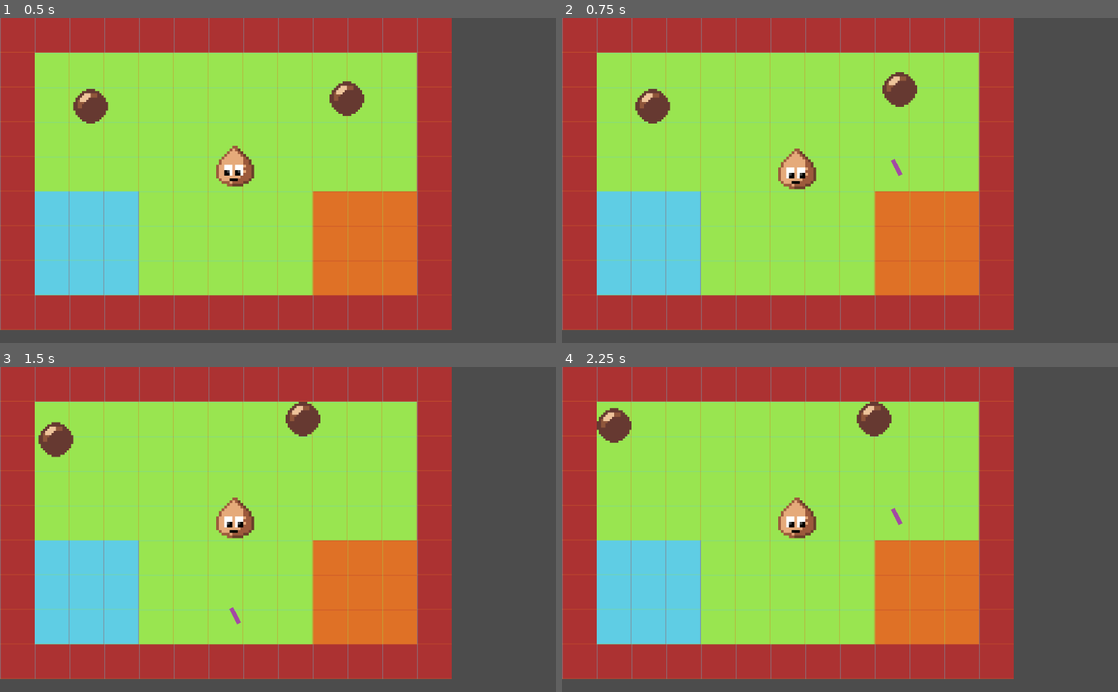
Above: before the commit, frames 1-4 (two rows, left to right).
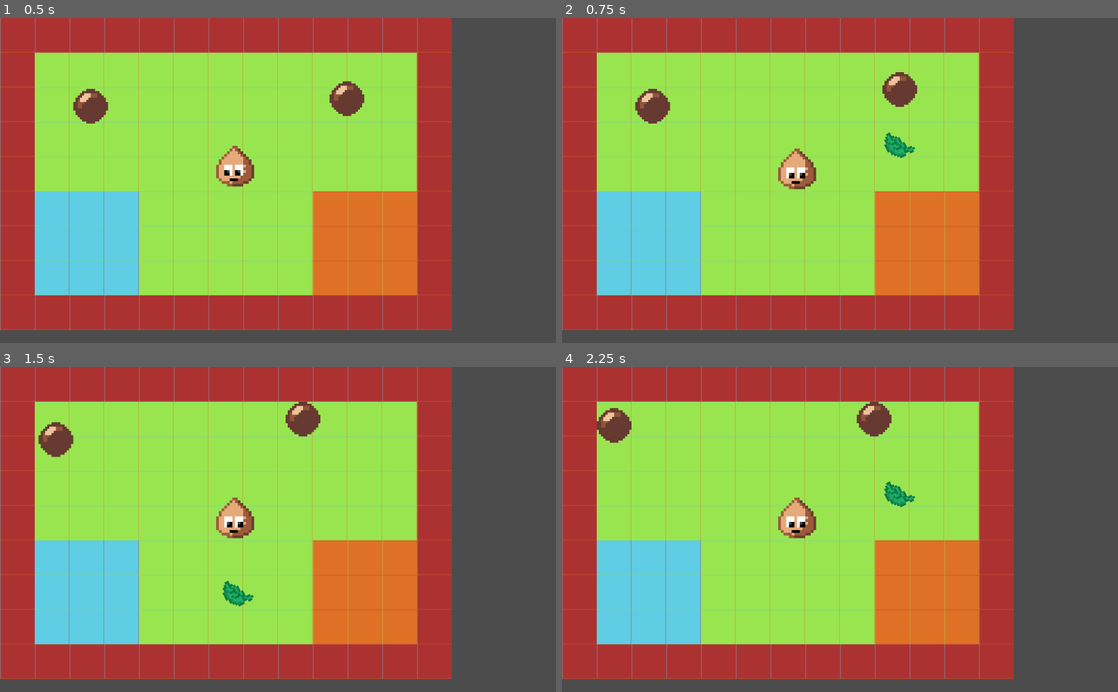
Above: after the commit, the same moments.

Repository: NicoheroesDX/growup
Game: Godot game, scene res://src/Main.tscn
Same seed, same stepped clock (60 frames per second), same inputs: the game is played once before the commit and once after it. Before the commit the project starts from res://src/levels/LevelTemplate.tscn.
Inputs:
- Up to frame 1 (0.5 s): no input
- Up to frame 2 (0.75 s): hold Right (growup_shoot_right) from 0.53 s (still down)
- Up to frame 3 (1.5 s): release Right (growup_shoot_right) at 1.28 s; hold Down (growup_shoot_down) from 1.28 s (still down)
- Up to frame 4 (2.25 s): release Down (growup_shoot_down) at 2.03 s; hold Right (growup_shoot_right) from 2.03 s (still down)

Frame 1 is identical in both runs. In frame 2, 0.3% of the frame differs, in the area x 57-64%, y 35-49%; in frame 3, 0.3%; in frame 4, 0.3%.

Commit message:
Something

Diff:
--- a/project.godot
+++ b/project.godot
@@ -21,8 +21,13 @@
 [application]
 
 config/name="growup"
-run/main_scene="res://src/levels/LevelTemplate.tscn"
+run/main_scene="res://src/Main.tscn"
 config/icon="res://icon.png"
+
+[autoload]
+
+Global="*res://src/singletons/Global.tscn"
+PlayerVariables="*res://src/singletons/PlayerVariables.tscn"
 
 [global]
 
@@ -76,6 +81,11 @@
 "events": [ Object(InputEventKey,"resource_local_to_scene":false,"resource_name":"","device":0,"alt":false,"shift":false,"control":false,"meta":false,"command":false,"pressed":false,"scancode":16777233,"physical_scancode":0,"unicode":0,"echo":false,"script":null)
  ]
 }
+growup_dash={
+"deadzone": 0.5,
+"events": [ Object(InputEventKey,"resource_local_to_scene":false,"resource_name":"","device":0,"alt":false,"shift":false,"control":false,"meta":false,"command":false,"pressed":false,"scancode":16777238,"physical_scancode":0,"unicode":0,"echo":false,"script":null)
+ ]
+}
 
 [layer_names]
 
--- /dev/null
+++ b/src/Main.tscn
@@ -0,0 +1,15 @@
+[gd_scene load_steps=4 format=2]
+
+[ext_resource path="res://src/singletons/Global.tscn" type="PackedScene" id=1]
+[ext_resource path="res://src/levels/LevelTemplate.tscn" type="PackedScene" id=2]
+[ext_resource path="res://src/singletons/PlayerVariables.tscn" type="PackedScene" id=3]
+
+[node name="root" type="Node"]
+
+[node name="Global" parent="." instance=ExtResource( 1 )]
+
+[node name="PlayerVariables" parent="." instance=ExtResource( 3 )]
+
+[node name="Main" parent="." instance=ExtResource( 3 )]
+
+[node name="LevelTemplate" parent="Main" instance=ExtResource( 2 )]
--- a/src/actors/Enemy.gd
+++ b/src/actors/Enemy.gd
@@ -1,7 +1,7 @@
 extends Actor
 
 var moveCounter = 0
-onready var player: KinematicBody2D = get_tree().get_current_scene().get_node("Player")
+onready var player = get_parent().get_node("Player")
 
 func _process(delta):
 	var playerPosition = player.get_position()
@@ -40,10 +40,16 @@
 
 	velocity = move_and_slide(velocity)
 
+func die():
+	PlayerVariables.experience += 10
+	print(PlayerVariables.experience)
+	queue_free()
 
-#func _on_PlayerDetector_body_entered(body):
-#	print("ENTERED!")
-#	if (body.get_groups().has("player_attack")):
-#		queue_free()
-#	if (body.get_groups().has("player")):
-#		print("YOOO YOU DEAD!!!")
+func kill_player():
+	print("YOOO YOU DEAD!!!")
+
+func _on_PlayerDetector_body_entered(body):
+	if (body.get_groups().has("player_attack")):
+		die()
+	if (body.get_groups().has("player")):
+		kill_player()
--- a/src/actors/Player.gd
+++ b/src/actors/Player.gd
@@ -2,10 +2,12 @@
 
 const projectilePath = preload('res://src/entities/Projectile.tscn')
 
+var experience = 0
+
 func _ready():
 	speed = 200
 
-func get_input():
+func control_player():
 	velocity = Vector2()
 	if Input.is_action_pressed("growup_up"):
 		velocity.y -= 1
@@ -15,8 +17,9 @@
 		velocity.x += 1
 	if Input.is_action_pressed("growup_down"):
 		velocity.y += 1
+
 	velocity = velocity.normalized() * speed
 
 func _physics_process(delta):
-	get_input()
+	control_player()
 	velocity = move_and_slide(velocity)
--- a/src/entities/Projectile.gd
+++ b/src/entities/Projectile.gd
@@ -9,9 +9,17 @@
 func _physics_process(delta):
 	velocity = move_and_slide(velocity)
 
+func kill_enemy(body):
+	body.queue_free()
+	PlayerVariables.experience += 10
+	print(PlayerVariables.experience)
+
+func destroy():
+	queue_free()
+
 func _on_Area2D_body_entered(body):
 	if body.get_groups().has("enemy"):
-		body.queue_free()
-		queue_free()
+		kill_enemy(body)
+		destroy()
 	if body.get_groups().has("level"):
-		queue_free()
+		destroy()
--- a/src/entities/Projectile.tscn
+++ b/src/entities/Projectile.tscn
@@ -1,6 +1,6 @@
 [gd_scene load_steps=4 format=2]
 
-[ext_resource path="res://src/assets/projectile.png" type="Texture" id=1]
+[ext_resource path="res://src/assets/entities/leaf_projectile.png" type="Texture" id=1]
 [ext_resource path="res://src/entities/Projectile.gd" type="Script" id=2]
 
 [sub_resource type="CircleShape2D" id=1]
@@ -12,6 +12,7 @@
 script = ExtResource( 2 )
 
 [node name="Sprite" type="Sprite" parent="."]
+position = Vector2( 0, -3 )
 texture = ExtResource( 1 )
 
 [node name="Area2D" type="Area2D" parent="."]
--- a/src/levels/LevelTemplate.gd
+++ b/src/levels/LevelTemplate.gd
@@ -19,6 +19,7 @@
 
 func player_shoot(projectileVelocity):
 	var projectile = projectilePath.instance()
-	projectile.position = player.position
+	var spawnPosition = Vector2(player.position.x, player.position.y - 10)
+	projectile.position = spawnPosition
 	projectile.velocity = projectileVelocity
 	add_child(projectile)
--- /dev/null
+++ b/src/singletons/Global.gd
@@ -0,0 +1,16 @@
+extends Node
+
+
+# Declare member variables here. Examples:
+# var a = 2
+# var b = "text"
+
+
+# Called when the node enters the scene tree for the first time.
+func _ready():
+	pass # Replace with function body.
+
+
+# Called every frame. 'delta' is the elapsed time since the previous frame.
+#func _process(delta):
+#	pass
--- /dev/null
+++ b/src/singletons/Global.tscn
@@ -0,0 +1,6 @@
+[gd_scene load_steps=2 format=2]
+
+[ext_resource path="res://src/singletons/Global.gd" type="Script" id=1]
+
+[node name="Global" type="Node"]
+script = ExtResource( 1 )
--- /dev/null
+++ b/src/singletons/PlayerVariables.gd
@@ -0,0 +1,4 @@
+extends Node
+
+var experience = 0
+var health = 100
--- /dev/null
+++ b/src/singletons/PlayerVariables.tscn
@@ -0,0 +1,6 @@
+[gd_scene load_steps=2 format=2]
+
+[ext_resource path="res://src/singletons/PlayerVariables.gd" type="Script" id=1]
+
+[node name="PlayerVariables" type="Node"]
+script = ExtResource( 1 )
Not shown, added: src/assets/Dropy.png.import
Not shown, added: src/assets/Sunny.png.import
Renamed: src/assets/Leaf.png -> src/assets/entities/leaf_projectile.png
Not shown, added: src/assets/entities/leaf_projectile.png.import
Not shown, added: src/assets/player/1. Seedy/Seedy1.png.import
Not shown, added: src/assets/player/1. Seedy/Seedy1_back.png.import
Not shown, added: src/assets/player/1. Seedy/Seedy2.png.import
Not shown, added: src/assets/player/1. Seedy/Seedy2_back.png.import
Not shown, added: src/assets/player/2. Seed1/Seed1.1.png.import
Not shown, added: src/assets/player/2. Seed1/Seed1.1_back.png.import
Not shown, added: src/assets/player/2. Seed1/Seed1.2.png.import
Not shown, added: src/assets/player/2. Seed1/Seed1.2_back.png.import
(and 53 more such lines)
